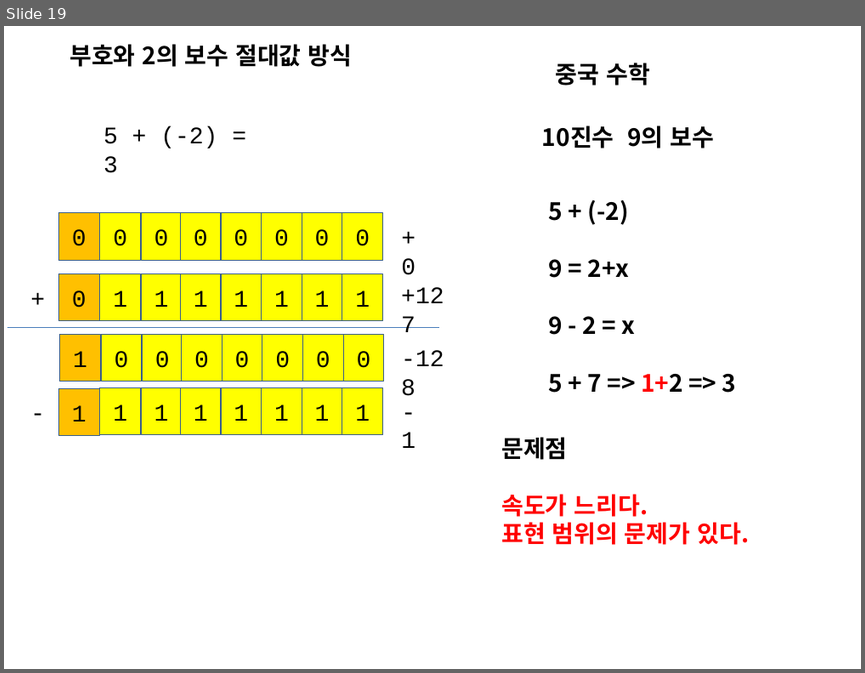
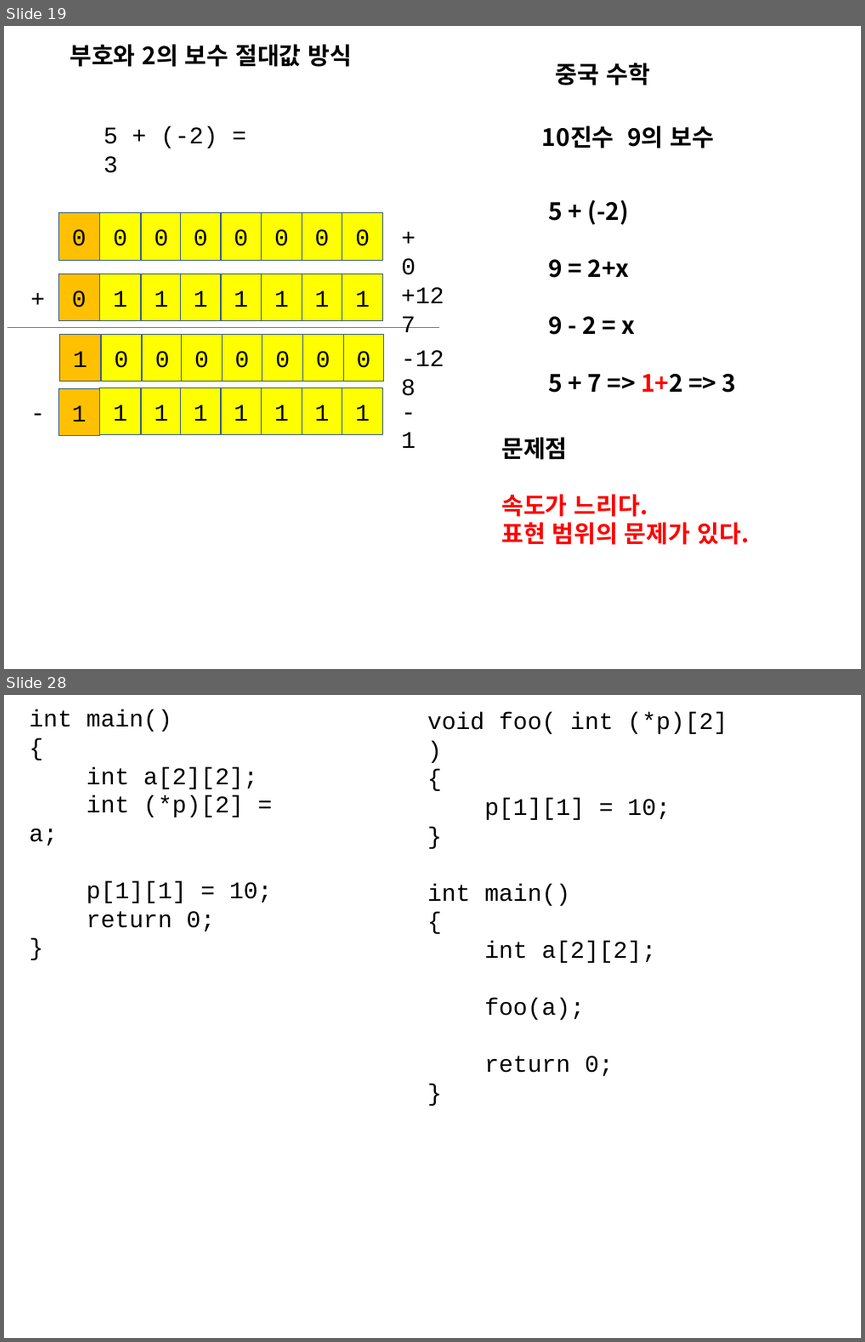
Before and after one commit to chisun-joung/osdsalgo_c, a slide deck: 01_day.pptx. Shown one above the other, each under a label of ours: slide 19 before the commit, slides 19 and 28 after it; the slides between them are not shown. The pictures are 865x673 and 865x1342 pixels, drawn with LibreOffice and Linux fonts; fonts in the diff are those of the drawing. Boxes give left, top, right and bottom in pixels: in the first picture for what was removed or moved away, otherwise in the second. Text is boxed around its words. In the diff, an @@ line names an element or a change of style, - is before the commit and + after.

```diff
--- a/01_day.pptx
+++ b/01_day.pptx
@@ slide 28 added at <box>4,695,861,1338</box>, background #FFFFFF @@
@@ text added at <box>30,710,272,931</box>, 20 pt, text #000000 @@
+int main()
+{
+int a[2][2];
+int (*p)[2] = a;
+p[1][1] = 10;
+return 0;
+}
@@ text added at <box>427,712,727,1076</box>, 20 pt, text #000000 @@
+void foo( int (*p)[2] )
+{
+p[1][1] = 10;
+}
+int main()
+{
+int a[2][2];
+foo(a);
+return 0;
+}
```
Also in this commit, not shown: 16 other slides added, 1 other file.
